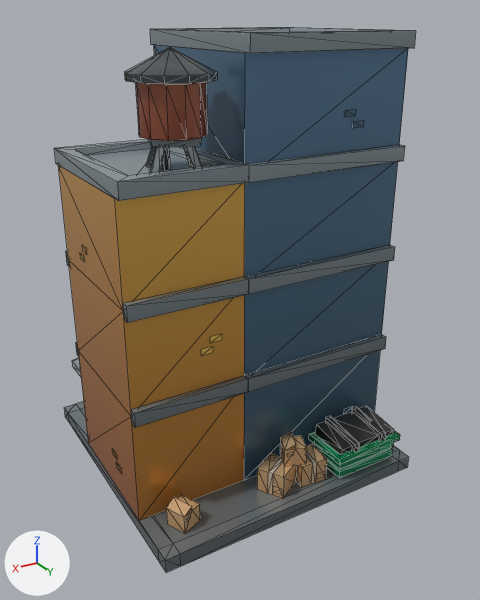
What one commit did to the glTF model model_3d/Building2/Building.glb.
Rendered twice from a 50 mm lens placed at (2.2, 3.89, 3.14), pointed at (-0.04, 0.15, 1.27). Lighting does not change. The marker at lower left points along +X, +Y and +Z. Mesh edges are drawn as thin lines. Where no turn or scale is listed for an object, it has been applied to the vertices. Vertices at the same position are counted once.

The first picture shows 'building_H'.
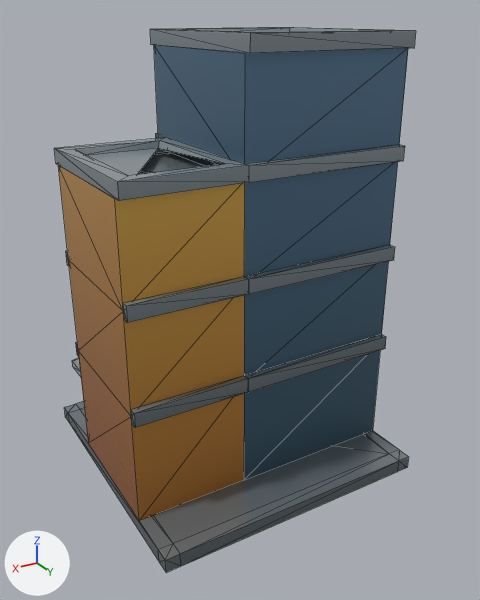
Edits to the scene script, one JSON object a line:
```json
{"block": "me_building_h", "where": "# used by ob_building_h; location = (0.0, 0.0, 0.0)"}
{"block": "me_building_h", "where": "# verts and faces of me_building_h; kept vertices keep their numbers, new ones are numbered from 1552"}
{"block": "me_building_h", "where": "# before: 1150 (0.33, -0.32, 2.31), 1151 (0.3, 0.55, 2.35) at pixel (225, 163), 1153 (0.33, 0.52, 2.31), 1154 (0.9, 0.55, 2.35) at pixel (128, 175), 1157 (0.87, 0.52, 2.31)"}
{"op": "remove", "block": "me_building_h", "code": "me_building_h.from_pydata(...)  # 1552 vertices, 1885 faces; spans x -1.0..1.0, y -1.0..1.0, z 0.0..3.05"}
{"op": "add", "block": "me_building_h", "code": "me_building_h.from_pydata(...)  # 1222 vertices, 1439 faces; spans x -1.0..1.0, y -1.0..1.0, z 0.0..3.05"}
{"block": "me_building_h", "change": "me_building_h part 1: 32 loose pieces with 329 vertices, spanning x -1.0..1.0, y -0.57..0.98, z 0.1..2.98, are deleted"}
{"block": "me_building_h", "change": "me_building_h part 2"}
{"op": "add", "block": "me_building_h", "code": "delete_vertices([1153])  # with the faces that use them"}
{"op": "add", "block": "me_building_h", "code": "delete_faces([(1151, 1157, 1154)])"}
```

Where the change shows, as pixel boxes (x1, y1, x2, y2) in the pictures (480 x 600 px):
```json
{"part": 1, "of": "me_building_h", "change": "deleted", "before": [79, 47, 400, 533]}
{"part": 2, "of": "me_building_h", "change": "deleted", "before": [137, 151, 223, 175]}
```
